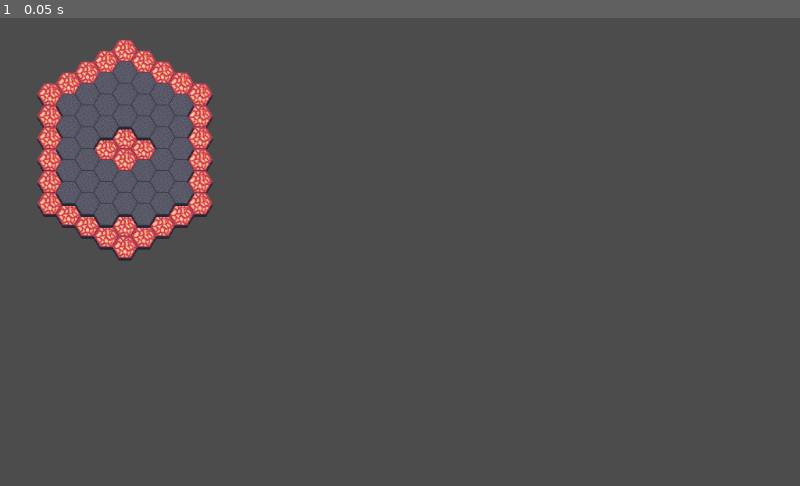
Above: before the commit, frame 1.
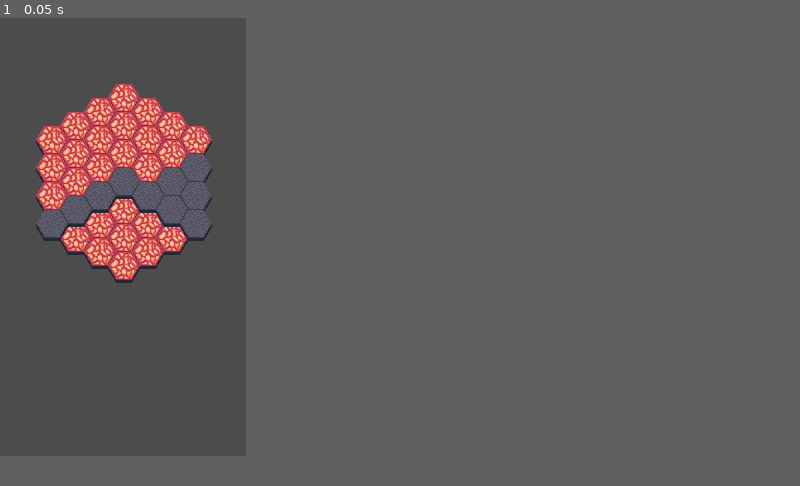
Above: after the commit, the same moment.

Repository: CannibalCowsRanch/hoplike
Game: Godot game, scene res://src/Test.tscn
The game is run twice, just before and just after one commit, with the same random seed, the same clock (stepped at 60 frames per second) and the same inputs. The project has no main scene, so this scene is started directly.
Inputs:
- Up to frame 1 (0.05 s): no input
The window is 800x468 before the commit and 246x438 after it. Grey fills any space a smaller window leaves; there, only what the larger window draws over its background counts as a difference.

The runs differ from the first frame. In frame 1, 7.0% of the frame differs, in the area x 4-27%, y 4-57%.

Commit message:
Added a draft script that procedurally generates a game map

Diff:
--- a/project.godot
+++ b/project.godot
@@ -18,6 +18,13 @@
 config/name="hoplike"
 config/icon="res://icon.png"
 
+[display]
+
+window/size/width=246
+window/size/height=438
+window/stretch/mode="viewport"
+window/stretch/aspect="keep"
+
 [rendering]
 
 environment/default_environment="res://default_env.tres"
--- /dev/null
+++ b/src/Test.gd
@@ -0,0 +1,39 @@
+extends Node2D
+
+onready var lava := $lava
+onready var ground := $ground
+
+# Called when the node enters the scene tree for the first time.
+func _ready() -> void:
+
+	var noise = OpenSimplexNoise.new()
+	randomize()
+	# Configure
+	noise.seed = randi()
+	noise.octaves = 4
+	noise.period = 20.0
+	noise.persistence = 0.8
+
+	var map_radius := 3
+	for q in range(-map_radius, map_radius+1):
+		var r1 := max(-map_radius, -q - map_radius)
+		var r2 := min(map_radius, -q + map_radius)
+		for r in range(r1, r2+1):
+			var coord := cube_to_oddq(Vector3(q, r, -q-r))
+			$lava.set_cell(coord.x, coord.y, 1)
+			var noisepix = noise.get_noise_2d(coord.x, coord.y)
+			if noisepix > -0.1 and noisepix < 0.1:
+				$ground.set_cell(coord.x, coord.y, 0)
+
+
+func cube_to_oddq(cube: Vector3) -> Vector2:
+	var col = cube.x
+	var row = cube.z + (cube.x - (int(cube.x) & 1)) / 2
+	return Vector2(col, row)
+
+
+func oddq_to_cube(hex: Vector2) -> Vector3:
+	var x = hex.x
+	var z = hex.y - (hex.x - (int(hex.x) & 1)) / 2
+	var y = -x-z
+	return Vector3(x, y, z)
--- a/src/Test.tscn
+++ b/src/Test.tscn
@@ -1,23 +1,27 @@
-[gd_scene load_steps=2 format=2]
+[gd_scene load_steps=3 format=2]
 
 [ext_resource path="res://assets/tilesets/hexagons.tres" type="TileSet" id=1]
+[ext_resource path="res://src/Test.gd" type="Script" id=2]
 
 [node name="TestMap" type="Node2D"]
 
-[node name="lava" type="TileMap" parent="."]
+[node name="Map" type="Node2D" parent="."]
+position = Vector2( 108, 150 )
+script = ExtResource( 2 )
+
+[node name="lava" type="TileMap" parent="Map"]
+tile_set = ExtResource( 1 )
+cell_size = Vector2( 24, 28 )
+cell_quadrant_size = 1
+cell_half_offset = 1
+cell_tile_origin = 1
+cell_y_sort = true
+format = 1
+
+[node name="ground" type="TileMap" parent="Map"]
 tile_set = ExtResource( 1 )
 cell_size = Vector2( 24, 28 )
 cell_half_offset = 1
 cell_tile_origin = 1
 cell_y_sort = true
 format = 1
-tile_data = PoolIntArray( 65541, 1, 0, 65542, 1, 0, 65543, 1, 0, 131075, 1, 0, 131076, 1, 0, 131077, 1, 0, 131078, 1, 0, 131079, 1, 0, 131080, 1, 0, 131081, 1, 0, 196610, 1, 0, 196611, 1, 0, 196612, 1, 0, 196616, 1, 0, 196617, 1, 0, 196618, 1, 0, 262146, 1, 0, 262154, 1, 0, 327682, 1, 0, 327685, 1, 0, 327686, 1, 0, 327687, 1, 0, 327690, 1, 0, 393218, 1, 0, 393222, 1, 0, 393226, 1, 0, 458754, 1, 0, 458762, 1, 0, 524290, 1, 0, 524291, 1, 0, 524293, 1, 0, 524295, 1, 0, 524297, 1, 0, 524298, 1, 0, 589828, 1, 0, 589829, 1, 0, 589830, 1, 0, 589831, 1, 0, 589832, 1, 0, 655366, 1, 0 )
-
-[node name="ground" type="TileMap" parent="."]
-tile_set = ExtResource( 1 )
-cell_size = Vector2( 24, 28 )
-cell_half_offset = 1
-cell_tile_origin = 1
-cell_y_sort = true
-format = 1
-tile_data = PoolIntArray( 131077, 0, 0, 131078, 0, 0, 131079, 0, 0, 196611, 0, 0, 196612, 0, 0, 196613, 0, 0, 196614, 0, 0, 196615, 0, 0, 196616, 0, 0, 196617, 0, 0, 262147, 0, 0, 262148, 0, 0, 262149, 0, 0, 262150, 0, 0, 262151, 0, 0, 262152, 0, 0, 262153, 0, 0, 327683, 0, 0, 327684, 0, 0, 327688, 0, 0, 327689, 0, 0, 393219, 0, 0, 393220, 0, 0, 393221, 0, 0, 393223, 0, 0, 393224, 0, 0, 393225, 0, 0, 458755, 0, 0, 458756, 0, 0, 458757, 0, 0, 458758, 0, 0, 458759, 0, 0, 458760, 0, 0, 458761, 0, 0, 524292, 0, 0, 524293, 0, 0, 524294, 0, 0, 524295, 0, 0, 524296, 0, 0 )
